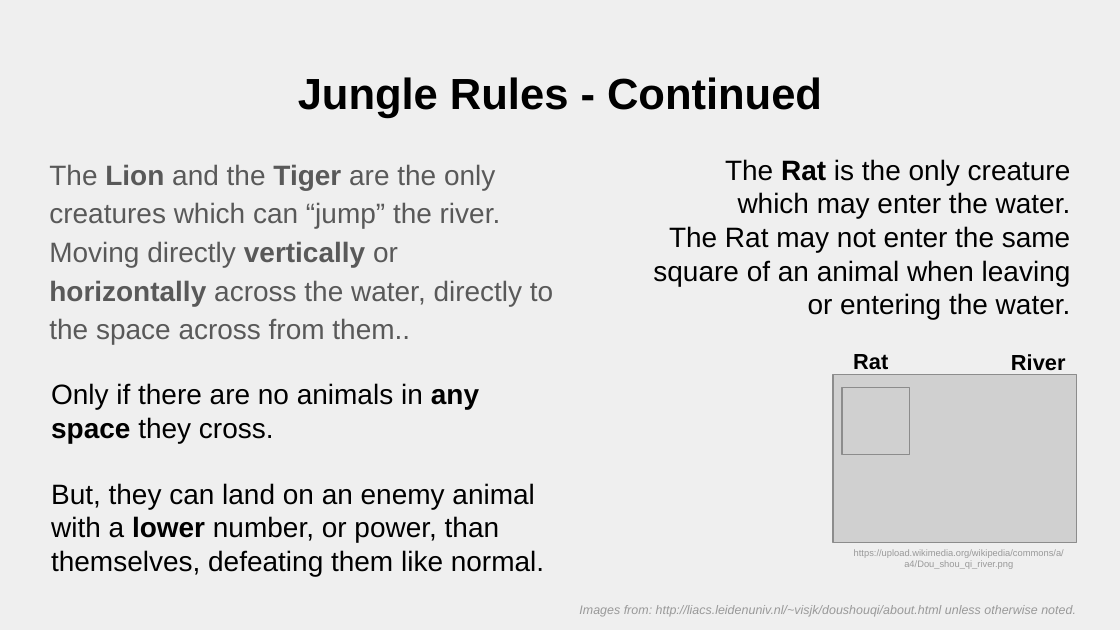
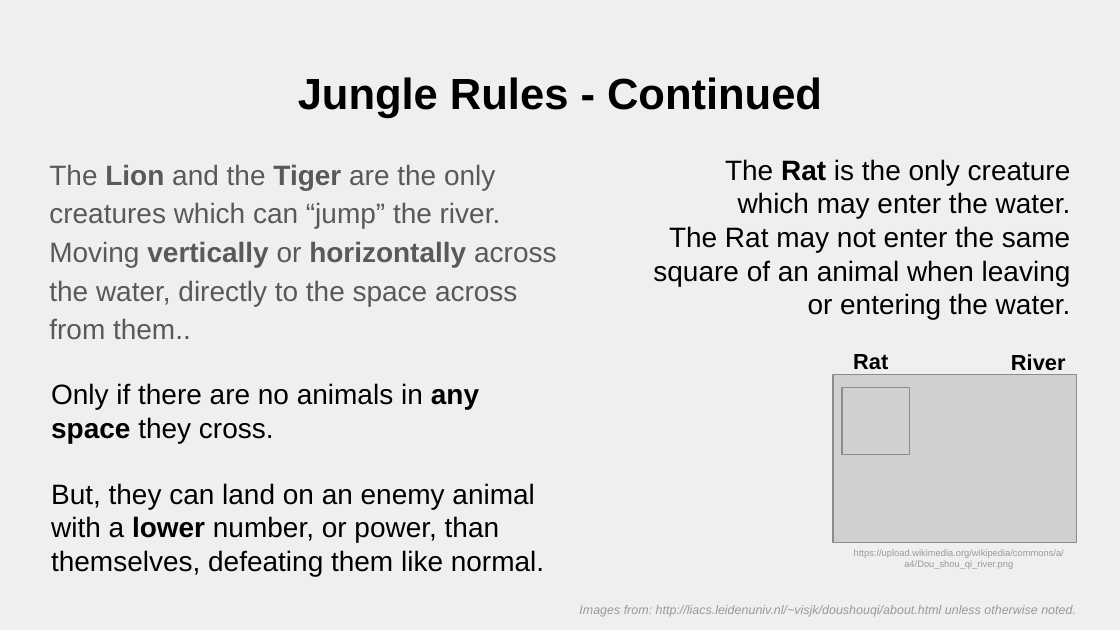
Before and after one commit to amgunden/cs414-f17-301-chessire-coders, a slide deck: slide 5 of P1/Presentation.pptx. Drawn at 1120x630 pixels with LibreOffice and Linux fonts; fonts in the diff are those of the drawing; grey boxes stand for pictures. Boxes give left, top, right and bottom in pixels: in the first picture for what was removed or moved away, otherwise in the second. Text is boxed around its words. In the diff, an @@ line names an element or a change of style, - is before the commit and + after.

Commit message:
Updated presentation

```diff
--- a/P1/Presentation.pptx
+++ b/P1/Presentation.pptx
@@ text at (49, 164, 556, 339): text changed @@
-The Lion and the Tiger are the only creatures which can “jump” the river. Moving directly vertically or horizontally across the water, directly to the space across from them..
+The Lion and the Tiger are the only creatures which can “jump” the river. Moving vertically or horizontally across the water, directly to the space across from them..
```
Also in this commit, not shown: 3 other slides changed.
